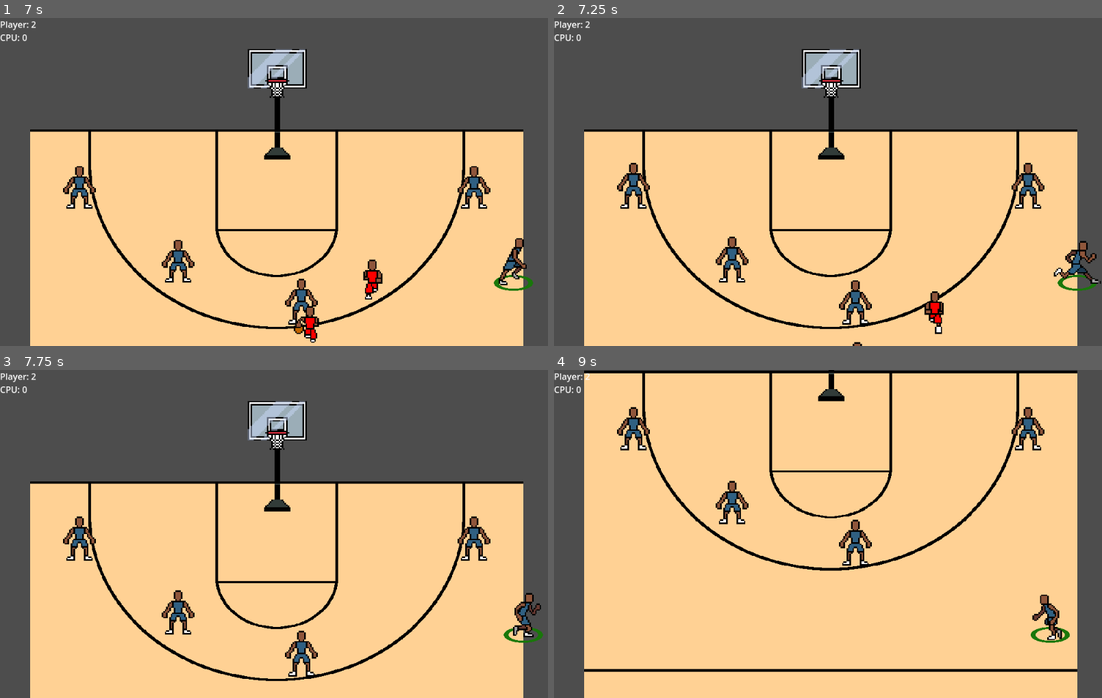
Above: before the commit, frames 1-4 (two rows, left to right).
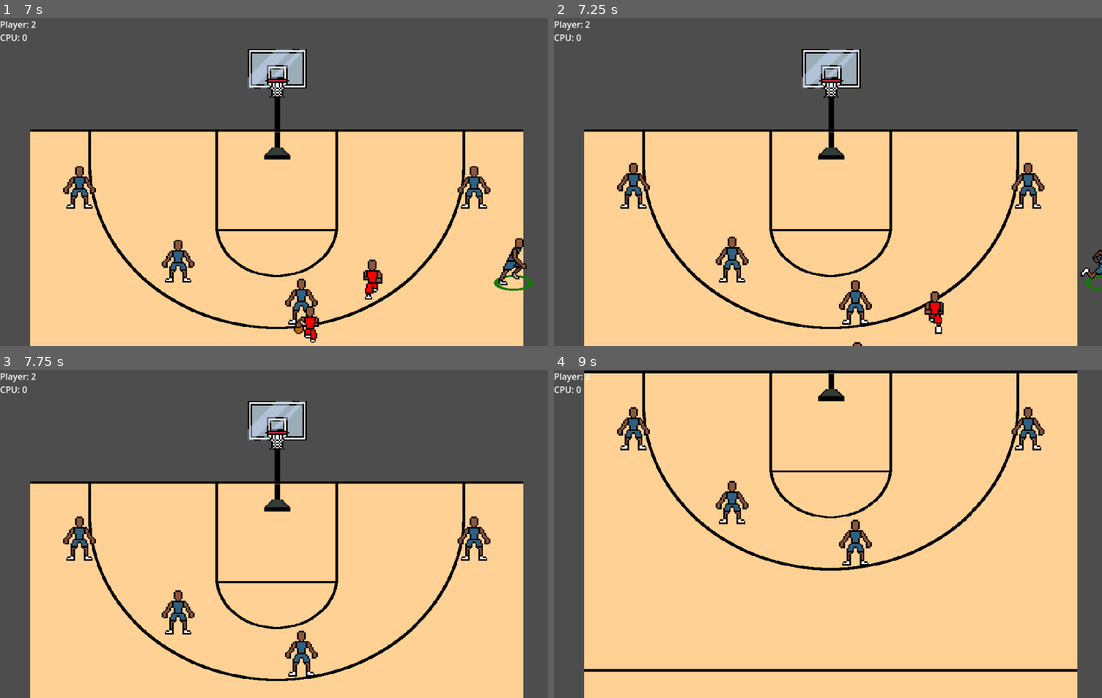
Above: after the commit, the same moments.

Repository: david8zhang/baller-quest-godot
Game: Godot game, scene res://scenes/Main.tscn
The game is run twice, just before and just after one commit, with the same random seed, the same clock (stepped at 60 frames per second) and the same inputs.
Inputs:
- Up to frame 1 (7 s): hold Up (move_up) 0.53-2.03 s; tap Space (pass) every 1.5 s from 0.6 to 6.6 s; tap F (shoot_ball) every 1.5 s from 1.35 to 5.85 s; hold Left (move_left) 2.03-3.53 s; hold Down (move_down) 3.53-4.28 s; hold Right (move_right) 4.28-5.03 s; hold Up (move_up) 5.03-5.78 s; hold Right (move_right) from 5.78 s (still down)
- Up to frame 2 (7.25 s): keep holding Right (move_right)
- Up to frame 3 (7.75 s): keep holding Right (move_right); tap F (shoot_ball) at 7.35 s
- Up to frame 4 (9 s): release Right (move_right) at 8.03 s; hold Down (move_down) 8.03-8.78 s; tap Space (pass) at 8.1 s; hold Left (move_left) from 8.78 s (still down); tap F (shoot_ball) at 8.85 s

Frame 1 is identical in both runs. In frame 2, 0.6% of the frame differs, in the area x 91-100%, y 67-84%; in frame 3, 0.5%; in frame 4, 0.5%.

Commit message:
added CPU behavior to set up offense after gaining loose ball

Diff:
--- a/prefab/CPUPlayer.tscn
+++ b/prefab/CPUPlayer.tscn
@@ -52,4 +52,4 @@
 debug_color = Color(0.980392, 0, 0.384314, 0.419608)
 
 [node name="CPUPlayerAI" parent="." node_paths=PackedStringArray("blackboard") instance=ExtResource("5_hvioe")]
-blackboard = NodePath("@Node@19256")
+blackboard = NodePath("@Node@38728")
--- a/prefab/CPUPlayerAI.tscn
+++ b/prefab/CPUPlayerAI.tscn
@@ -6,10 +6,13 @@
 [ext_resource type="Script" path="res://addons/beehave/nodes/composites/selector.gd" id="4_ab6bh"]
 [ext_resource type="Script" path="res://addons/beehave/nodes/decorators/inverter.gd" id="5_dwrbi"]
 [ext_resource type="Script" path="res://scripts/behavior-tree/Idle.gd" id="5_qaiya"]
+[ext_resource type="Script" path="res://scripts/behavior-tree/IsWithinReboundRange.gd" id="6_1wtkp"]
 [ext_resource type="Script" path="res://scripts/behavior-tree/TeamHasPossession.gd" id="6_3n7vt"]
 [ext_resource type="Script" path="res://scripts/behavior-tree/IsDefendingBallHandler.gd" id="7_thg1t"]
 [ext_resource type="Script" path="res://scripts/behavior-tree/IsBallLoose.gd" id="7_x0mgw"]
 [ext_resource type="Script" path="res://scripts/behavior-tree/DefendBallHandler.gd" id="8_jhq88"]
+[ext_resource type="Script" path="res://scripts/behavior-tree/IsPlayerControlled.gd" id="8_vkfbr"]
+[ext_resource type="Script" path="res://scripts/behavior-tree/ChaseRebound.gd" id="9_vee50"]
 [ext_resource type="Script" path="res://scripts/behavior-tree/DefendOffball.gd" id="9_vmqun"]
 [ext_resource type="Script" path="res://scripts/behavior-tree/HasBall.gd" id="10_1nu3k"]
 [ext_resource type="Script" path="res://scripts/behavior-tree/IsInbounder.gd" id="12_dpglv"]
@@ -31,7 +34,7 @@
 
 [node name="CPUPlayerAI" type="Node" node_paths=PackedStringArray("blackboard", "actor")]
 script = ExtResource("1_tnh4m")
-blackboard = NodePath("@Node@24562")
+blackboard = NodePath("@Node@34763")
 actor = NodePath("")
 
 [node name="InitSequence" type="Node" parent="."]
@@ -43,8 +46,29 @@
 [node name="RootSelector" type="Node" parent="InitSequence"]
 script = ExtResource("4_ab6bh")
 
+[node name="ReboundSequence" type="Node" parent="InitSequence/RootSelector"]
+script = ExtResource("2_1tbjo")
+
+[node name="IsBallLoose" type="Node" parent="InitSequence/RootSelector/ReboundSequence"]
+script = ExtResource("7_x0mgw")
+
+[node name="IsWithinReboundRange" type="Node" parent="InitSequence/RootSelector/ReboundSequence"]
+script = ExtResource("6_1wtkp")
+
+[node name="InverterDecorator" type="Node" parent="InitSequence/RootSelector/ReboundSequence"]
+script = ExtResource("5_dwrbi")
+
+[node name="IsPlayerControlled" type="Node" parent="InitSequence/RootSelector/ReboundSequence/InverterDecorator"]
+script = ExtResource("8_vkfbr")
+
+[node name="ChaseRebound" type="Node" parent="InitSequence/RootSelector/ReboundSequence"]
+script = ExtResource("9_vee50")
+
 [node name="InboundSequence" type="Node" parent="InitSequence/RootSelector"]
 script = ExtResource("2_1tbjo")
+
+[node name="IsInboundPhase" type="Node" parent="InitSequence/RootSelector/InboundSequence"]
+script = ExtResource("18_c726m")
 
 [node name="IsInbounder" type="Node" parent="InitSequence/RootSelector/InboundSequence"]
 script = ExtResource("12_dpglv")
@@ -100,6 +124,9 @@
 [node name="ReceiveInboundSequence" type="Node" parent="InitSequence/RootSelector"]
 script = ExtResource("2_1tbjo")
 
+[node name="IsInboundPhase" type="Node" parent="InitSequence/RootSelector/ReceiveInboundSequence"]
+script = ExtResource("18_c726m")
+
 [node name="IsInboundReceiver" type="Node" parent="InitSequence/RootSelector/ReceiveInboundSequence"]
 script = ExtResource("19_fb524")
 
--- a/prefab/Player.tscn
+++ b/prefab/Player.tscn
@@ -81,4 +81,4 @@
 debug_color = Color(0.980392, 0, 0.384314, 0.419608)
 
 [node name="PlayerAI" parent="." node_paths=PackedStringArray("blackboard") instance=ExtResource("15_cfbit")]
-blackboard = NodePath("@Node@43047")
+blackboard = NodePath("@Node@34172")
--- a/prefab/PlayerAI.tscn
+++ b/prefab/PlayerAI.tscn
@@ -11,16 +11,15 @@
 [ext_resource type="Script" path="res://scripts/behavior-tree/PlayerControl.gd" id="6_uxnl6"]
 [ext_resource type="Script" path="res://addons/beehave/nodes/decorators/inverter.gd" id="7_jnoec"]
 [ext_resource type="Script" path="res://scripts/behavior-tree/TeamHasPossession.gd" id="12_fk8yq"]
-[ext_resource type="Script" path="res://scripts/behavior-tree/OffensiveStateMachine.gd" id="13_jw1i3"]
+[ext_resource type="Script" path="res://scripts/behavior-tree/Idle.gd" id="12_n4x4g"]
 [ext_resource type="Script" path="res://scripts/behavior-tree/IsDefendingBallHandler.gd" id="15_a8bva"]
-[ext_resource type="Script" path="res://scripts/behavior-tree/Idle.gd" id="16_w47m1"]
 [ext_resource type="Script" path="res://scripts/behavior-tree/DefendOffball.gd" id="16_wwxi4"]
 [ext_resource type="Script" path="res://scripts/behavior-tree/DefendBallHandler.gd" id="25_2u6j4"]
 
 [node name="PlayerAI" type="Node" node_paths=PackedStringArray("blackboard", "actor")]
 script = ExtResource("1_dm2qq")
-blackboard = NodePath("@Node@23134")
-actor = NodePath("")
+blackboard = NodePath("@Node@34682")
+actor = NodePath("..")
 
 [node name="SequenceComposite" type="Node" parent="."]
 script = ExtResource("3_202us")
@@ -49,47 +48,35 @@
 [node name="ChaseRebound" type="Node" parent="SequenceComposite/RootSelector/ReboundSequence"]
 script = ExtResource("6_k8uj5")
 
-[node name="PlayerControlledOrNotSelector" type="Node" parent="SequenceComposite/RootSelector"]
+[node name="PlayerControlledBehaviorSequence" type="Node" parent="SequenceComposite/RootSelector"]
+script = ExtResource("3_202us")
+
+[node name="IsPlayerControlled" type="Node" parent="SequenceComposite/RootSelector/PlayerControlledBehaviorSequence"]
+script = ExtResource("5_cpb62")
+
+[node name="PlayerControl" type="Node" parent="SequenceComposite/RootSelector/PlayerControlledBehaviorSequence"]
+script = ExtResource("6_uxnl6")
+
+[node name="OffenseSequence" type="Node" parent="SequenceComposite/RootSelector"]
+script = ExtResource("3_202us")
+
+[node name="TeamHasPossession" type="Node" parent="SequenceComposite/RootSelector/OffenseSequence"]
+script = ExtResource("12_fk8yq")
+
+[node name="Idle" type="Node" parent="SequenceComposite/RootSelector/OffenseSequence"]
+script = ExtResource("12_n4x4g")
+
+[node name="DefenseSequence" type="Node" parent="SequenceComposite/RootSelector"]
 script = ExtResource("2_826j1")
 
-[node name="PlayerControlledBehaviorSequence" type="Node" parent="SequenceComposite/RootSelector/PlayerControlledOrNotSelector"]
+[node name="OnballDefenseSequence" type="Node" parent="SequenceComposite/RootSelector/DefenseSequence"]
 script = ExtResource("3_202us")
 
-[node name="IsPlayerControlled" type="Node" parent="SequenceComposite/RootSelector/PlayerControlledOrNotSelector/PlayerControlledBehaviorSequence"]
-script = ExtResource("5_cpb62")
-
-[node name="PlayerControl" type="Node" parent="SequenceComposite/RootSelector/PlayerControlledOrNotSelector/PlayerControlledBehaviorSequence"]
-script = ExtResource("6_uxnl6")
-
-[node name="OffenseOrDefenseSelector" type="Node" parent="SequenceComposite/RootSelector/PlayerControlledOrNotSelector"]
-script = ExtResource("2_826j1")
-
-[node name="OffenseSequence" type="Node" parent="SequenceComposite/RootSelector/PlayerControlledOrNotSelector/OffenseOrDefenseSelector"]
-script = ExtResource("3_202us")
-
-[node name="TeamHasPossession" type="Node" parent="SequenceComposite/RootSelector/PlayerControlledOrNotSelector/OffenseOrDefenseSelector/OffenseSequence"]
-script = ExtResource("12_fk8yq")
-
-[node name="OffensiveStateMachine" type="Node" parent="SequenceComposite/RootSelector/PlayerControlledOrNotSelector/OffenseOrDefenseSelector/OffenseSequence"]
-script = ExtResource("13_jw1i3")
-
-[node name="Idle" type="Node" parent="SequenceComposite/RootSelector/PlayerControlledOrNotSelector/OffenseOrDefenseSelector/OffenseSequence"]
-script = ExtResource("16_w47m1")
-
-[node name="DefendOnBallOrOffBallSelector" type="Node" parent="SequenceComposite/RootSelector/PlayerControlledOrNotSelector/OffenseOrDefenseSelector"]
-script = ExtResource("2_826j1")
-
-[node name="OnballDefenseSequence" type="Node" parent="SequenceComposite/RootSelector/PlayerControlledOrNotSelector/OffenseOrDefenseSelector/DefendOnBallOrOffBallSelector"]
-script = ExtResource("3_202us")
-
-[node name="IsDefendingBallHandler" type="Node" parent="SequenceComposite/RootSelector/PlayerControlledOrNotSelector/OffenseOrDefenseSelector/DefendOnBallOrOffBallSelector/OnballDefenseSequence"]
+[node name="IsDefendingBallHandler" type="Node" parent="SequenceComposite/RootSelector/DefenseSequence/OnballDefenseSequence"]
 script = ExtResource("15_a8bva")
 
-[node name="DefendBallHandler" type="Node" parent="SequenceComposite/RootSelector/PlayerControlledOrNotSelector/OffenseOrDefenseSelector/DefendOnBallOrOffBallSelector/OnballDefenseSequence"]
+[node name="DefendBallHandler" type="Node" parent="SequenceComposite/RootSelector/DefenseSequence/OnballDefenseSequence"]
 script = ExtResource("25_2u6j4")
 
-[node name="DefendOffball" type="Node" parent="SequenceComposite/RootSelector/PlayerControlledOrNotSelector/OffenseOrDefenseSelector/DefendOnBallOrOffBallSelector"]
+[node name="DefendOffball" type="Node" parent="SequenceComposite/RootSelector/DefenseSequence"]
 script = ExtResource("16_wwxi4")
-
-[node name="Idle" type="Node" parent="SequenceComposite/RootSelector"]
-script = ExtResource("16_w47m1")
--- a/project.godot
+++ b/project.godot
@@ -26,6 +26,7 @@
 window/size/viewport_height=600
 window/size/initial_position_type=0
 window/stretch/mode="viewport"
+window/dpi/allow_hidpi=false
 
 [editor_plugins]
 
--- a/scripts/CourtPlayer.gd
+++ b/scripts/CourtPlayer.gd
@@ -11,6 +11,7 @@
 var can_gain_possession: bool = true
 var player_type: Game.PLAYER_TYPE
 var hoop_to_shoot_at: Hoop
+var is_jumping: bool = false
 
 var last_shot_type
 
@@ -48,7 +49,8 @@
 func _physics_process(_delta):
 	# Ensure player does not exceed court bounds, unless player is inbounder
 	var curr_manager = (cpu_manager as Manager) if side == Game.SIDE.CPU else (player_manager as Manager)
-	if curr_manager.inbounder != self:
+	var is_inbounder = curr_manager.inbounder == self
+	if !is_inbounder and !is_jumping:
 		var court_y_bounds = court.get_y_bounds()
 		var court_x_bounds = court.get_x_bounds()
 		global_position.y = clamp(global_position.y, court_y_bounds["upper"], court_y_bounds["lower"])
@@ -100,7 +102,17 @@
 		can_gain_possession = false
 		has_ball = true
 		game.ball.hide()
+		var prev_ball_poss_status = ball.curr_poss_status
+		var prev_ball_poss_side = Game.SIDE.CPU if prev_ball_poss_status == Ball.POSS_STATUS.CPU else Ball.POSS_STATUS.PLAYER
 		ball.curr_poss_status = Ball.POSS_STATUS.CPU if side == Game.SIDE.CPU else Ball.POSS_STATUS.PLAYER
+
+		# If possession switched sides
+		var curr_manager = player_manager as Manager if side == Game.SIDE.PLAYER else cpu_manager
+		var other_manager = cpu_manager as Manager if side == Game.SIDE.PLAYER else player_manager
+		if prev_ball_poss_side != side and get_manager().curr_team_phase != Manager.TEAM_PHASE.INBOUNDING:
+			curr_manager.curr_team_phase = Manager.TEAM_PHASE.SETTING_UP_OFFENSE
+			other_manager.curr_team_phase = Manager.TEAM_PHASE.SETTING_UP_DEFENSE
+
 		ball.disable_player_detector()
 
 
@@ -170,6 +182,7 @@
 	var velocity_y = ((self.position.y - 50) - self.position.y - 490 * pow(duration_sec, 2)) / duration_sec
 	self.linear_velocity = Vector2(velocity_x, velocity_y)
 	var jump_peak_timer = Timer.new()
+	is_jumping = true
 
 	jump_peak_timer.wait_time = duration_sec / 2
 	jump_peak_timer.one_shot = true
@@ -209,6 +222,7 @@
 
 
 func on_jump_complete(custom_jump_complete_cb: Callable):
+	is_jumping = false
 	self.set_gravity_scale(0)
 	self.linear_velocity = Vector2(0, 0)
 	custom_jump_complete_cb.call()
Not shown: 1 places in prefab/CPUPlayerAI.tscn that only renumber resources
Not shown: 1 places in prefab/PlayerAI.tscn that only renumber resources
